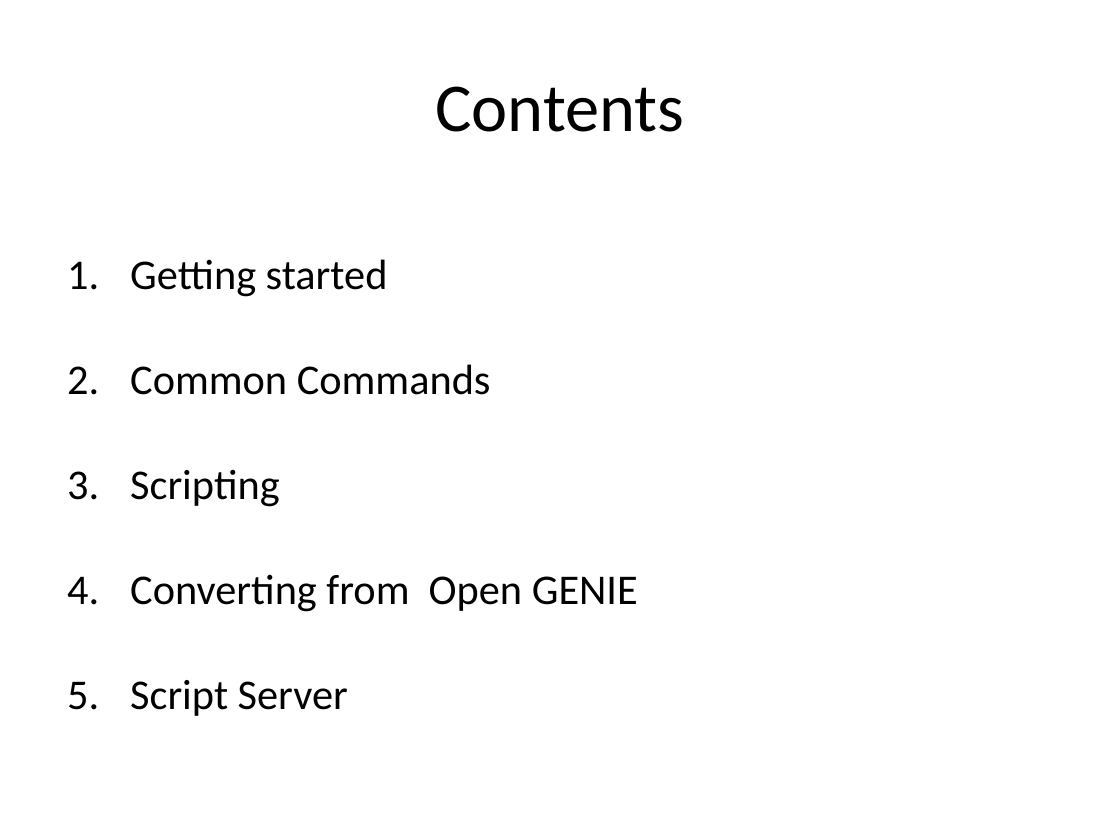
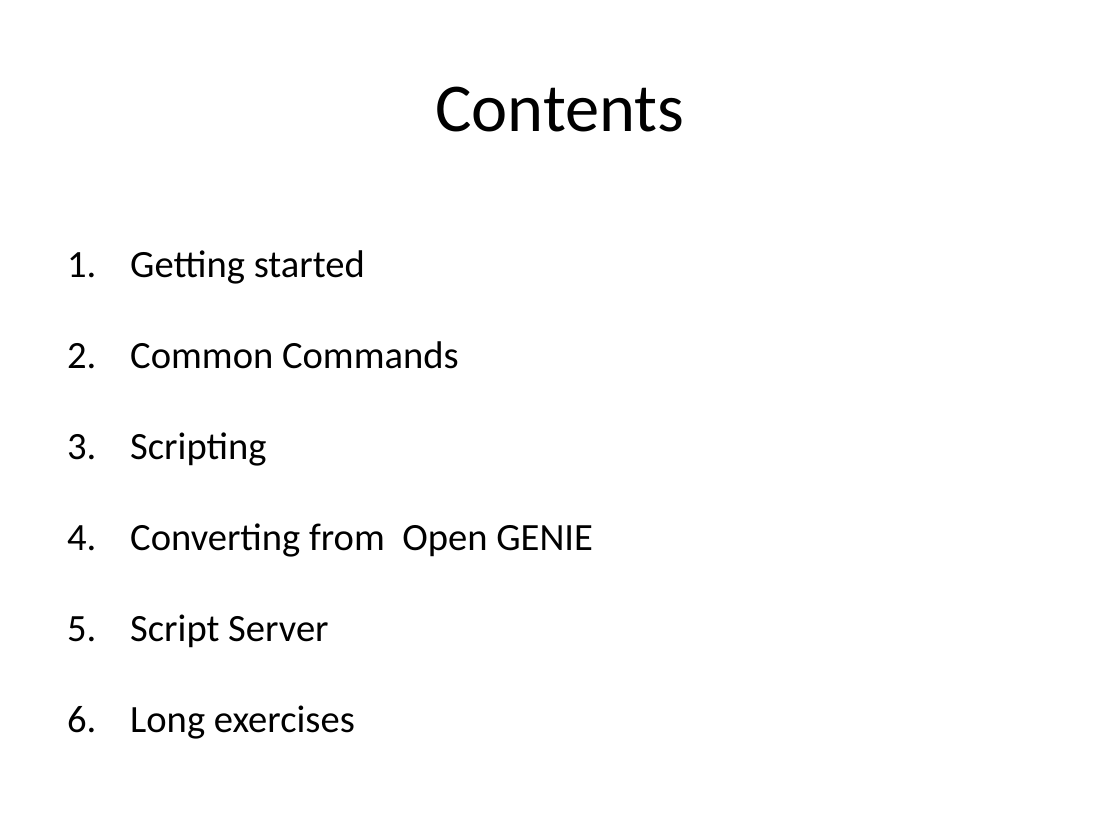
Before and after one commit to ISISComputingGroup/ibex_user_manual, a slide deck: slide 2 of genie_python_and_ibex/genie_python_and_ibex.pptx. Drawn at 1120x840 pixels with LibreOffice and Linux fonts; fonts in the diff are those of the drawing; background and template pictures are left out. Boxes give left, top, right and bottom in pixels: in the first picture for what was removed or moved away, otherwise in the second. Text is boxed around its words. In the diff, an @@ line names an element or a change of style, - is before the commit and + after.

Commit message:
Updated genie_python course slides

```diff
--- a/genie_python_and_ibex/genie_python_and_ibex.pptx
+++ b/genie_python_and_ibex/genie_python_and_ibex.pptx
@@ text at <box>130,250,593,648</box>: size 27.2 to 24.8 pt in "Getting started", "Common Commands", "Scripting", "Converting from Open GENIE" and 1 more places; line spacing 1.9 to 1.8 @@
@@ text at <box>130,705,355,739</box>: paragraph added @@
+6. Long exercises
```
Also in this commit, not shown: 7 other slides changed, 2 slides added, 2 slides removed.
